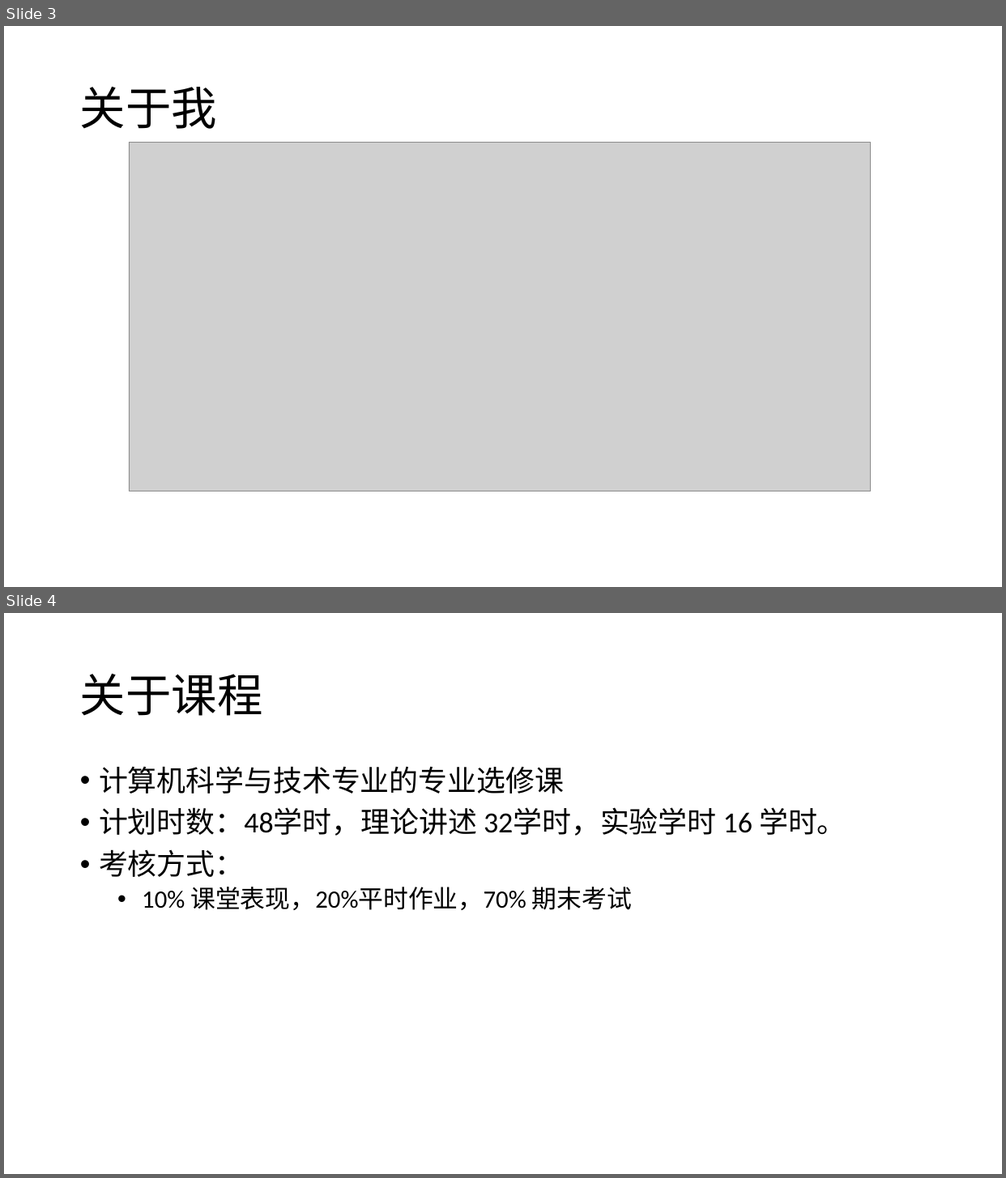
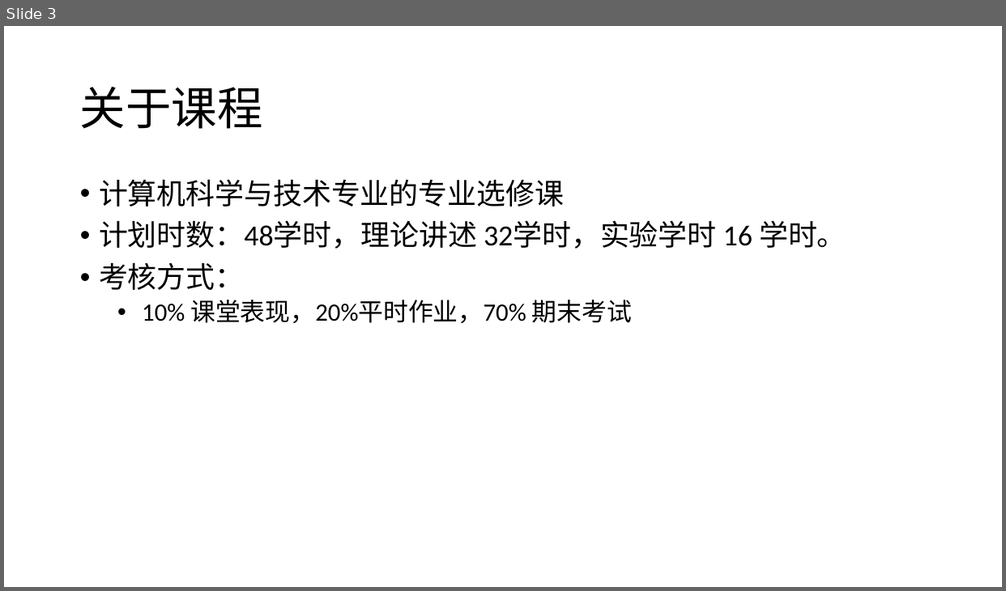
Before and after one commit to chenxofhit/ModernWebFullStack, a slide deck: 课件/part1.HTML:CSS:JavaScript/第0章-高级Web编程.pptx. Shown one above the other, each under a label of ours: slides 3 and 4 before the commit, slide 3 after it. The pictures are 1006x1178 and 1006x591 pixels, drawn with LibreOffice and Linux fonts; fonts in the diff are those of the drawing; grey boxes stand for pictures. Boxes give left, top, right and bottom in pixels: in the first picture for what was removed or moved away, otherwise in the second. Text is boxed around its words. In the diff, an @@ line names an element or a change of style, - is before the commit and + after.

```diff
--- a/课件/part1.HTML:CSS:JavaScript/第0章-高级Web编程.pptx
+++ b/课件/part1.HTML:CSS:JavaScript/第0章-高级Web编程.pptx
@@ slide 3 removed at <box>4,26,1002,587</box>, background #FFFFFF @@
@@ title removed at <box>80,87,217,129</box> @@
-关于我
@@ picture removed at <box>129,142,871,492</box> @@
@@ what was slide 4 is now slide 3 @@
```
Also in this commit, not shown: 4 slides changed, 3 slides added, 1 other file.
